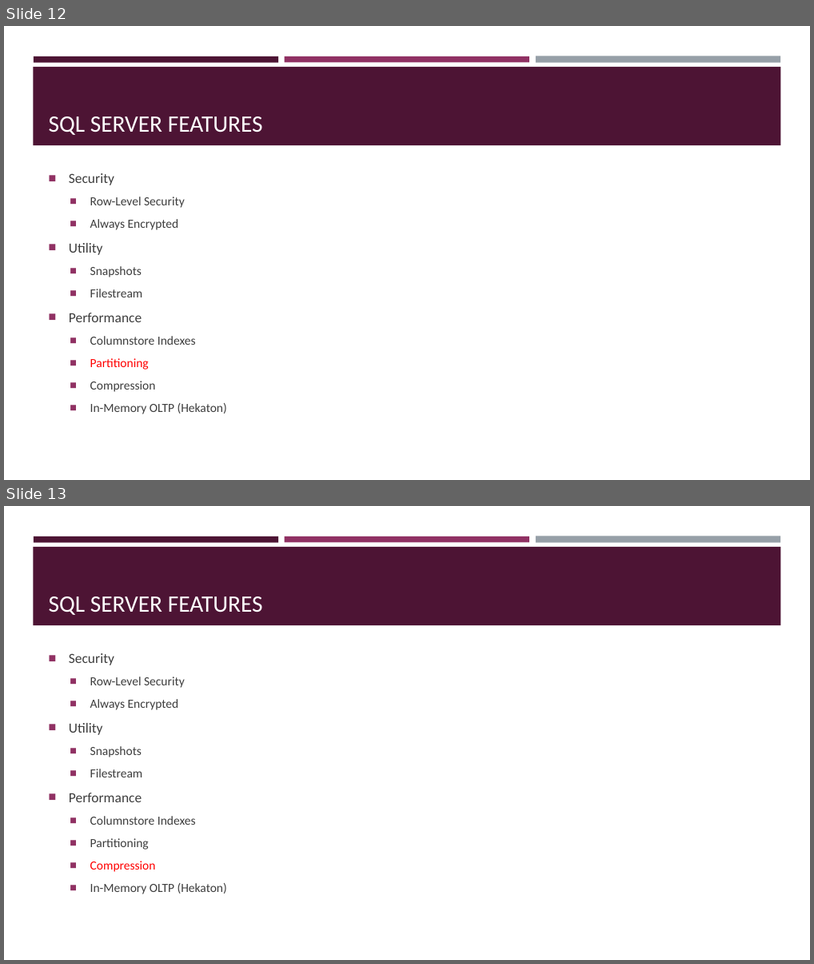
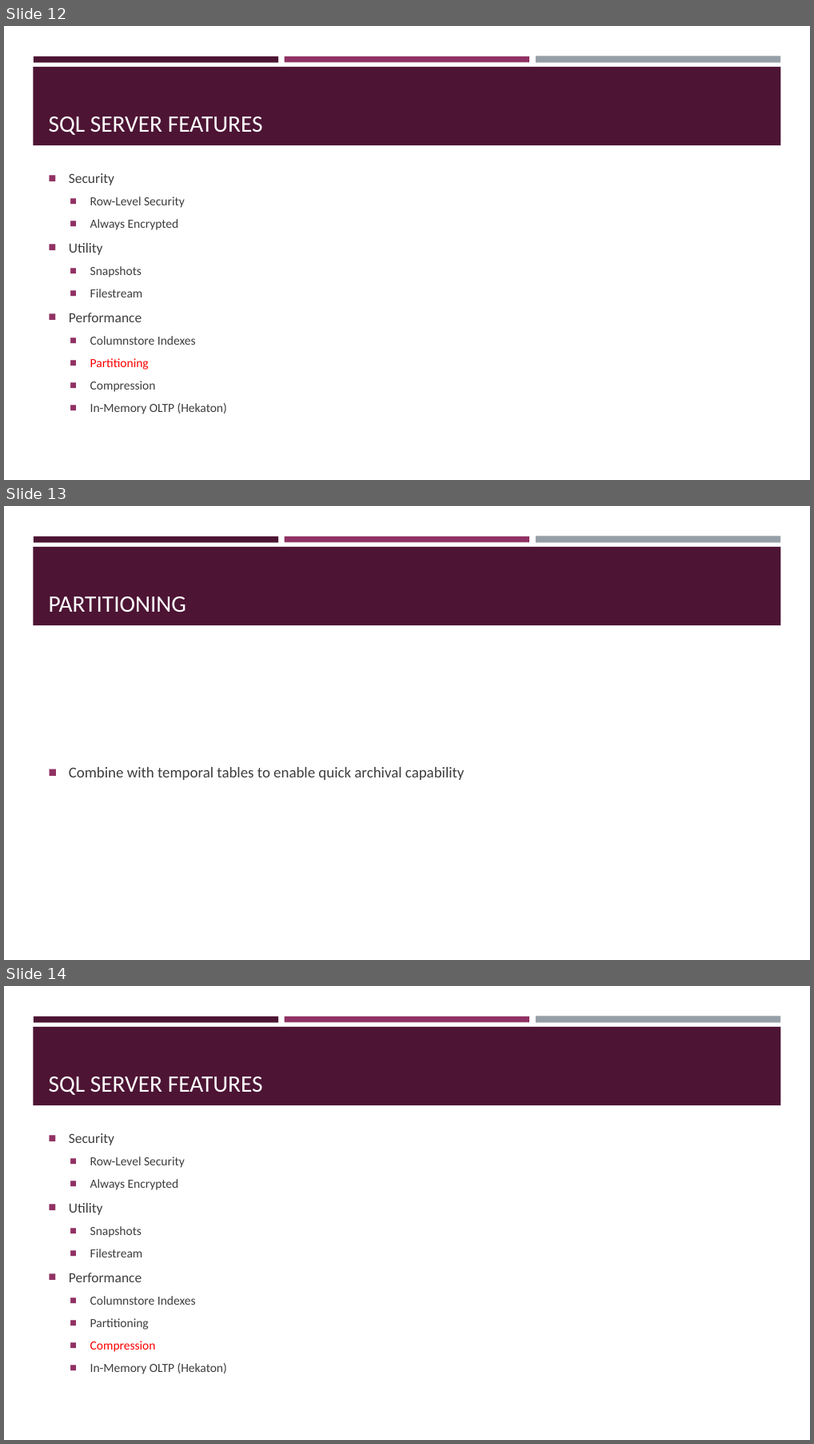
Before and after one commit to sqltran/SevenAwesomeSQLFeatures, a slide deck: AwesomeFreeSQLServerFeatures.pptx. Shown one above the other, each under a label of ours: slides 12 and 13 before the commit, slides 12, 13 and 14 after it. The pictures are 814x964 and 814x1444 pixels, drawn with LibreOffice and Linux fonts; fonts in the diff are those of the drawing. Boxes give left, top, right and bottom in pixels: in the first picture for what was removed or moved away, otherwise in the second. Text is boxed around its words. In the diff, an @@ line names an element or a change of style, - is before the commit and + after.

```diff
--- a/AwesomeFreeSQLServerFeatures.pptx
+++ b/AwesomeFreeSQLServerFeatures.pptx
@@ slide 13 added at [4,506,810,960], background #FFFFFF; not listed: 4 template elements that a slide beside it also shows @@
@@ title added at [49,596,186,612], 28 pt, text #FFFFFF @@
+PARTITIONING
@@ text added at [69,767,465,780], 18 pt, text #3D3D3D @@
+■ Combine with temporal tables to enable quick archival capability
@@ what was slide 13 is now slide 14 @@
```
Also in this commit, not shown: 1 slide changed.
